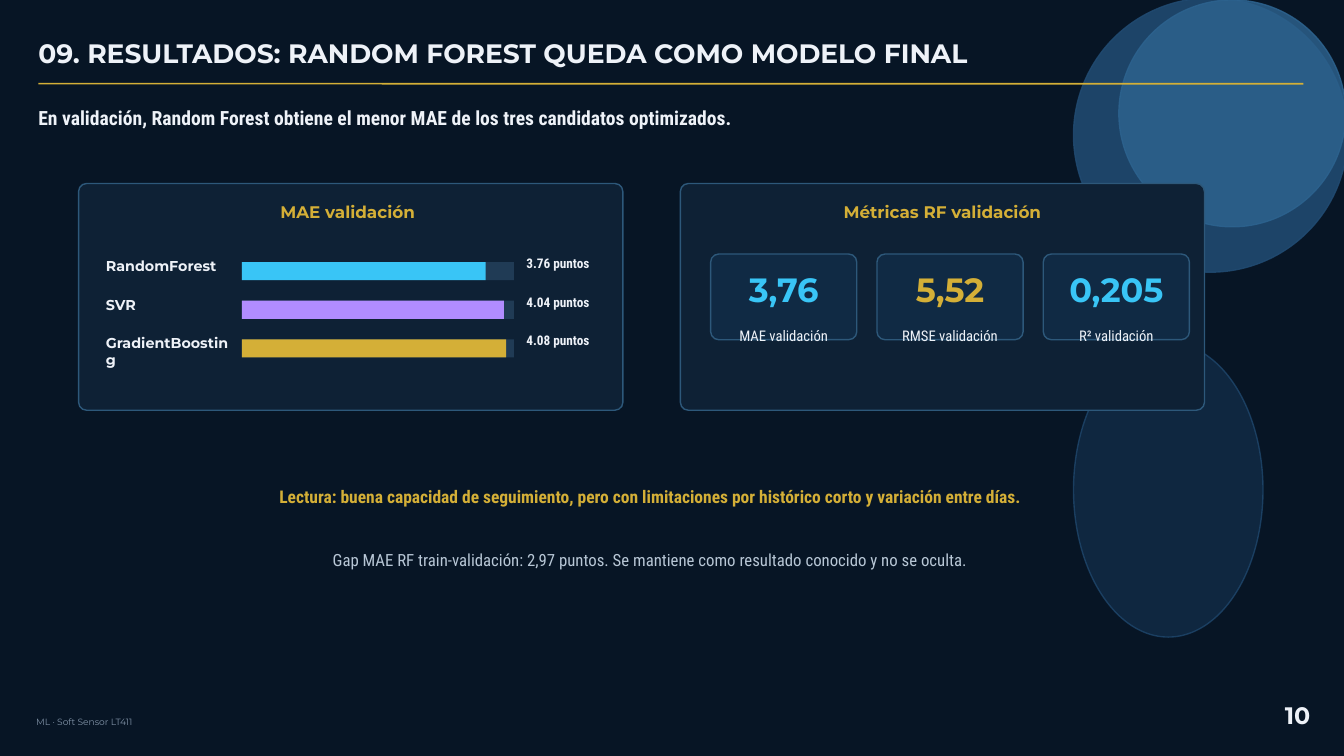
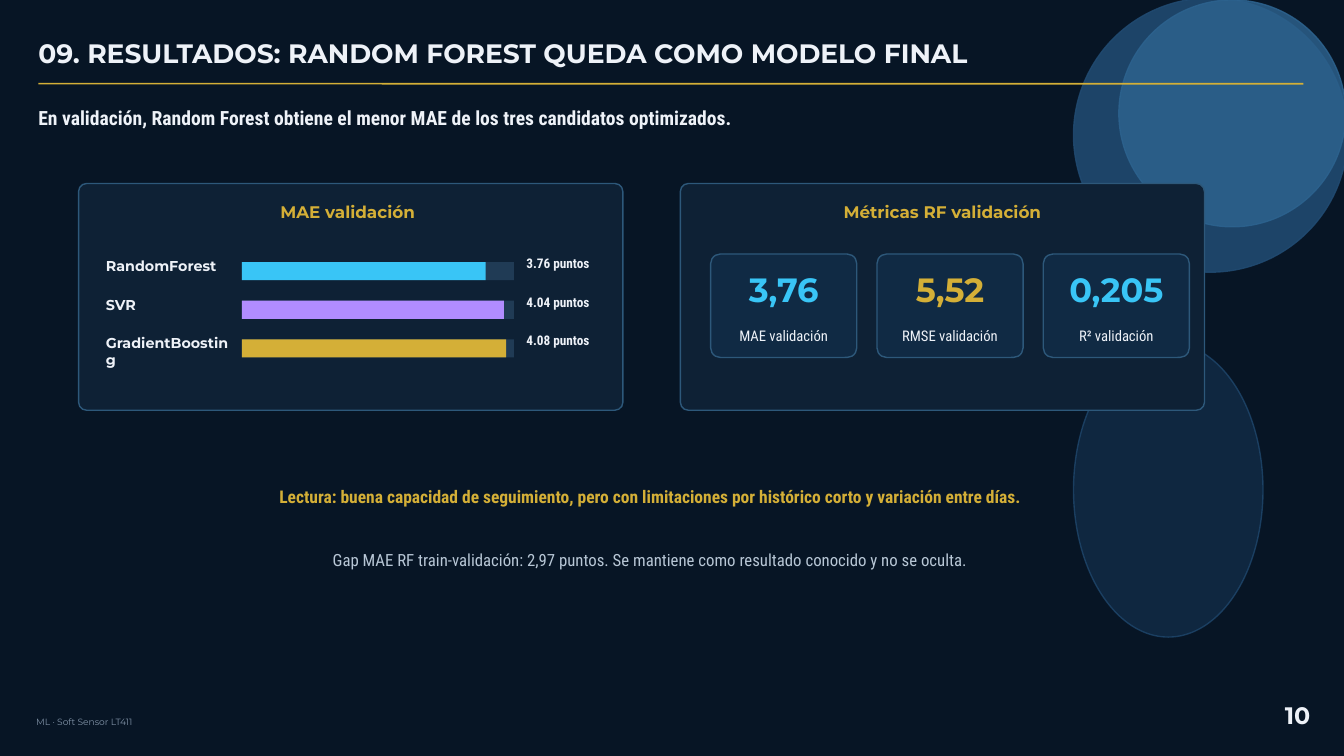
Before and after one commit to guaehtc-lang/ML-Sensor-Virtual-Inteligente, a slide deck: slide 10 of docs/Presentacion_Tecnica_LT411_Final.pptx. Drawn at 1344x756 pixels with LibreOffice and Linux fonts; fonts in the diff are those of the drawing. Boxes give left, top, right and bottom in pixels: in the first picture for what was removed or moved away, otherwise in the second. Text is boxed around its words. In the diff, an @@ line names an element or a change of style, - is before the commit and + after.

```diff
--- a/docs/Presentacion_Tecnica_LT411_Final.pptx
+++ b/docs/Presentacion_Tecnica_LT411_Final.pptx
@@ rounded rectangle: place and size @@
-rounded rectangle at <box>711,254,857,340</box>
+rounded rectangle at <box>711,254,857,358</box>
@@ rounded rectangle: place and size @@
-rounded rectangle at <box>877,254,1023,340</box>
+rounded rectangle at <box>877,254,1023,358</box>
@@ rounded rectangle: place and size @@
-rounded rectangle at <box>1044,254,1190,340</box>
+rounded rectangle at <box>1044,254,1190,358</box>
```
Also in this commit, not shown: 1 other slide changed.
